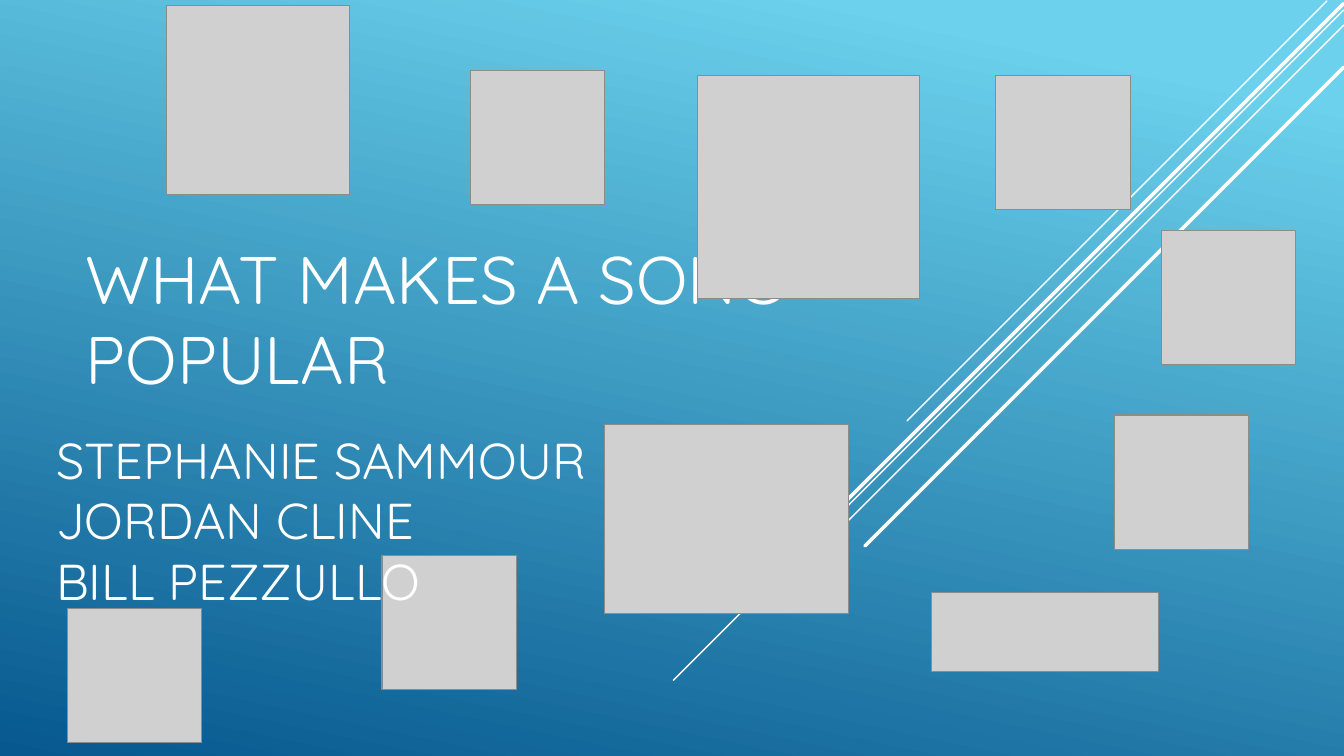
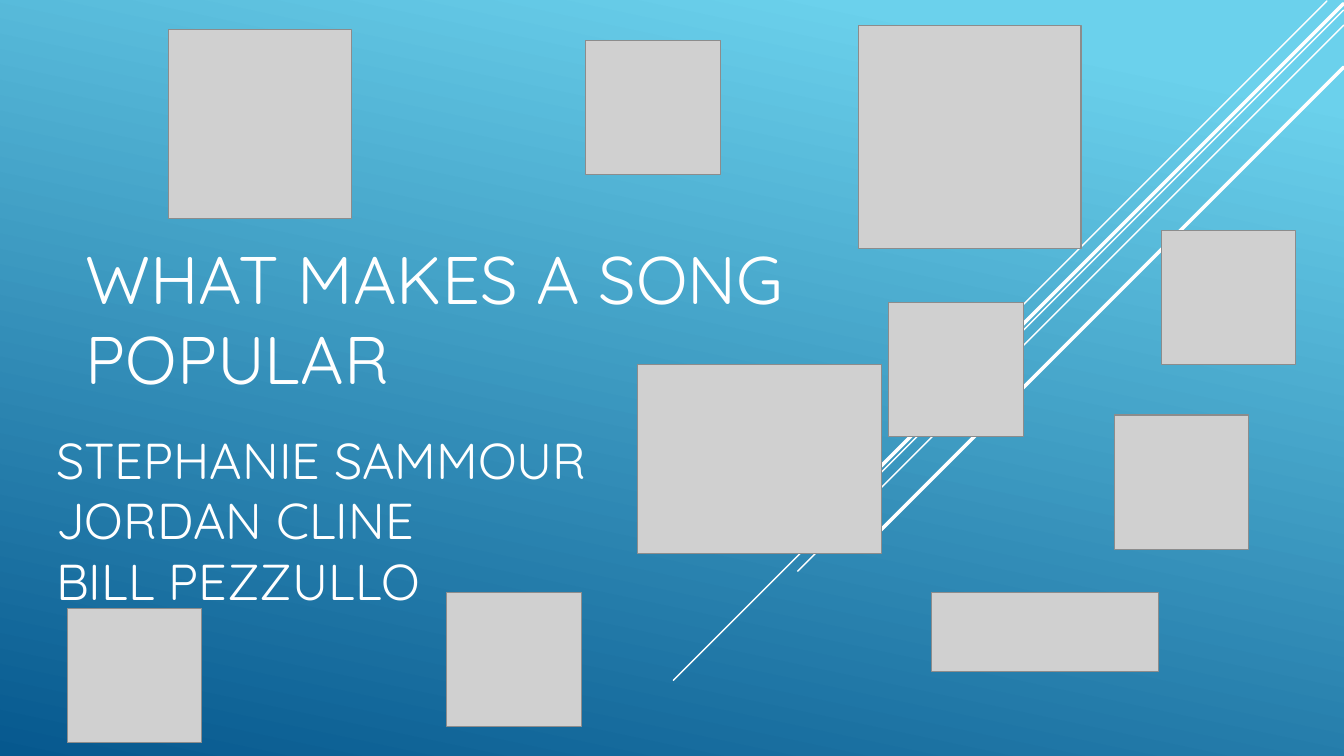
Before and after one commit to rlylecastro/project1, a slide deck: slide 1 of Presentation.pptx. Drawn at 1344x756 pixels with LibreOffice and Linux fonts; fonts in the diff are those of the drawing; grey boxes stand for pictures. Boxes give left, top, right and bottom in pixels: in the first picture for what was removed or moved away, otherwise in the second. Text is boxed around its words. In the diff, an @@ line names an element or a change of style, - is before the commit and + after.

```diff
--- a/Presentation.pptx
+++ b/Presentation.pptx
@@ picture moved from (x1=166, y1=5, x2=349, y2=195) to (x1=169, y1=29, x2=352, y2=219) @@
@@ picture moved from (x1=698, y1=76, x2=921, y2=298) to (x1=859, y1=26, x2=1082, y2=249) @@
@@ picture moved from (x1=471, y1=71, x2=605, y2=205) to (x1=586, y1=40, x2=720, y2=174) @@
@@ picture moved from (x1=996, y1=76, x2=1130, y2=210) to (x1=889, y1=302, x2=1023, y2=437) @@
@@ picture moved from (x1=605, y1=424, x2=849, y2=614) to (x1=637, y1=365, x2=881, y2=555) @@
@@ picture moved from (x1=382, y1=556, x2=516, y2=690) to (x1=447, y1=593, x2=581, y2=727) @@
```
Also in this commit, not shown: 6 other slides changed, 10 slides added, 5 slides removed, 1 other file.
